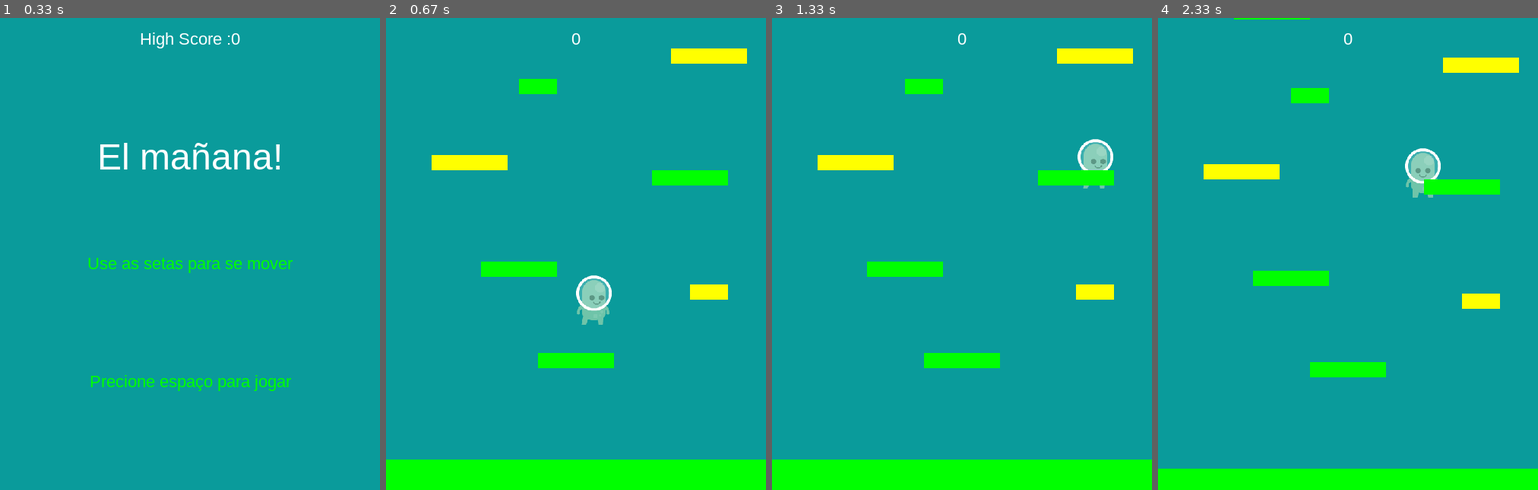
Above: before the commit, frames 1-4 (left to right).
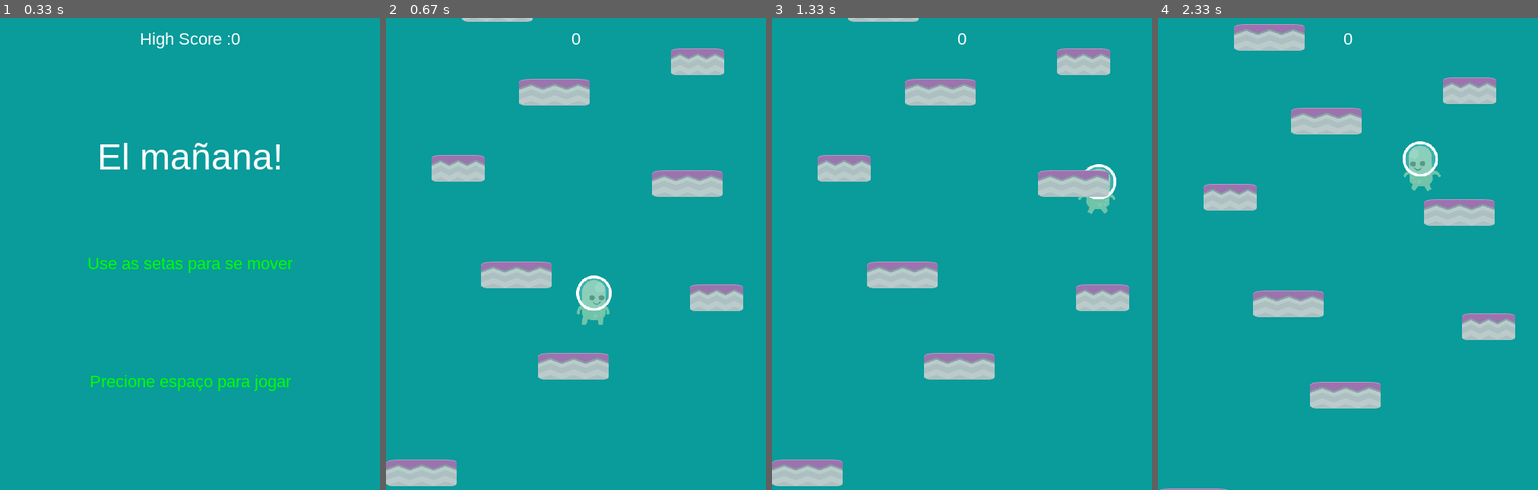
Above: after the commit, the same moments.

Repository: RodrigoMBarros/PyGame_2020.1
Game: pygame game, started from inicio_projeto/game_main.py
The game is run twice, just before and just after one commit, with the same random seed, the same clock (stepped at 60 frames per second) and the same inputs.
Inputs:
- Up to frame 1 (0.33 s): no input
- Up to frame 2 (0.67 s): tap Space at 0.33 s
- Up to frame 3 (1.33 s): hold Right 0.67-1.13 s; tap Space at 0.73, 1.03, 1.23 s; hold Right from 1.17 s (still down)
- Up to frame 4 (2.33 s): tap Space at 1.53, 1.73, 2.03, 2.3 s; release Right at 1.63 s; hold Left 1.67-2.2 s; hold Left from 2.23 s (still down)

Frame 1 is identical in both runs. In frame 2, 14% of the frame differs, in the area x 0-100%, y 0-100%; in frame 3, 14%; in frame 4, 17%.

Commit message:
colocando plataforma-sprites

Diff:
--- a/inicio_projeto/game_main.py
+++ b/inicio_projeto/game_main.py
@@ -9,11 +9,12 @@
 FONTE = 'arial'
 HS_FILE = "highscore.txt"
 SPRITESHEET = "p1_spritesheet.png"
+SPRITESHEET_PLAT = "tiles_spritesheet.png"
 
 # == Player properies
 FAMOSO_ACEL = 8
 GRAVIDADE = 1
-PULO_FAMOSO = 22
+PULO_FAMOSO = 20
 
 # == Cores
 WHITE = (255, 255, 255)
@@ -30,22 +31,22 @@
 
 # === Formatando plataformas
 
-LISTA_plataformas_iniciais = [(0, HEIGHT - 40, WIDTH, 40),
-                              (200, 440, 100, 20),
-                              (125, 320, 100, 20),
-                              (350, 200, 100, 20),
-                              (175, 80, 50, 20),
-                              (100, -30, 100, 20),
-                              (300, -140, 100, 20),
-                              (400, -250, 50, 20),
-                              (350, -360, 100, 20),
-                              (175, -470, 70, 20)]
-
-LISTA_aleatorias_inciais = [(60, 180, 100, 20),
-                            (375, 40, 100, 20),
-                            (400, 350, 50, 20),
-                            (30, -250, 50, 20),
-                            (370, -450, 100, 20)]
+LISTA_plataformas_iniciais = [(0, HEIGHT - 40),
+                              (200, 440),
+                              (125, 320),
+                              (350, 200),
+                              (175, 80),
+                              (100, -30),
+                              (300, -140),
+                              (400, -250),
+                              (350, -360),
+                              (175, -470)]
+
+LISTA_aleatorias_inciais = [(60, 180),
+                            (375, 40),
+                            (400, 350),
+                            (30, -250),
+                            (370, -450)]
 
 
 # ==== Classes
@@ -64,6 +65,35 @@
         #defininndo tamanho
         largura = int(width/(1.4))
         altura = int(height/(1.4))
+        image = pg.transform.scale(image, (largura, altura))
+
+        return image
+
+class Spritessheets_plat:
+    #carregando e lendo as sprites na imagem geral
+    def __init__(self, filename) :
+        self.spritesheet = pg.image.load(filename).convert_alpha()
+
+    def get_image_plat(self, x, y, width, height):
+        #pega uma imagem do spritesheet
+        image = pg.Surface((width, height), pg.SRCALPHA)
+        image.blit(self.spritesheet, (0,0), (x, y, width, height) )
+
+        #defininndo tamanho
+        largura = int(width/(0.75))
+        altura = int(height//2)
+        image = pg.transform.scale(image, (largura, altura))
+
+        return image
+
+    def get_image_plat2(self, x, y, width, height):
+        #pega uma imagem do spritesheet
+        image = pg.Surface((width, height), pg.SRCALPHA)
+        image.blit(self.spritesheet, (0,0), (x, y, width, height) )
+
+        #defininndo tamanho
+        largura = int(width)
+        altura = int(height//2)
         image = pg.transform.scale(image, (largura, altura))
 
         return image
@@ -104,9 +134,6 @@
         self.front = [self.spritesheet.get_image(0, 196, 66, 92),
                     self.spritesheet.get_image(67, 196, 66, 92)]
 
-        #for frame in (self.front):
-
-         #  frame.set.colorkey(BLACK)
 
         #____andando
         self.walk_r = [self.spritesheet.get_image(0, 98, 72, 97),
@@ -114,7 +141,6 @@
 
         self.walk_l = []
         for frame in self.walk_r:
-            #frame.set.colorkey(BLACK)
             self.walk_l.append(pg.transform.flip(frame, True, False)) #vira horizontalmente mas não verticalmente
 
 
@@ -133,18 +159,12 @@
             self.maior_altura = self.rect.bottom
 
         # atravessando a tela de um lado pro outro
-        if self.rect.right > WIDTH:
-            self.rect.left = 0
-        if self.rect.left < 0:
-            self.rect.right = WIDTH
-
-    def animacao(self):
-        agora = pg.time.get_ticks()
-        if not self.jumpping and not self.walking:
-            if agora - self.last_update > 350:   #checa se está na hora de mudar os frames
-                self.last_update = agora           # se estiver o tempo do último update de imagem se tona o momento
-                self.current_frame = (self.current_frame + 1) % len(self.front)   #pra trocar a frame
-                self.image = self.front[self.current_frame] #troca a imagem para o frame correto
+        if self.rect.right > WIDTH + self.rect.width / 2:
+            self.rect.left = 0 - self.rect.width / 2
+        if self.rect.left < 0 - self.rect.width / 2:
+            self.rect.right = WIDTH + self.rect.width / 2
+
+
 
     def trata_eventos(self, event):  # Eventos para o jogador
 
@@ -160,24 +180,70 @@
             if event.key == pg.K_RIGHT:
                 self.Vx = 0
 
+    def animacao(self):
+            agora = pg.time.get_ticks()
+
+            #__ ajustando andada
+            if self.Vx != 0:
+                self.walking = True
+            else:
+                self.walking = False
+
+            if self.walking:
+                if agora - self.last_update > 200:
+                    self.last_update = agora
+                    self.current_frame = (self.current_frame + 1) % len(self.walk_r)
+
+
+                    if self.Vx > 0 :
+                        self.image = self.walk_r[self.current_frame]
+                    elif self.Vx < 0 :
+                        self.image = self.walk_l[self.current_frame]
+
+            #if hits == False and hits2 == False :
+                self.jumpping = True
+            #else:
+                self.jupping = False
+
+            #if self.jumpping:
+             #   if agora - self.last_update > 200:
+              #      self.last_update = agora
+               #     self.current_frame = (self.current_frame + 1) % len(self.walk_r)
+                #    self.image = self.jump
+
+
+
+            if not self.jumpping and not self.walking:
+                if agora - self.last_update > 450:   #checa se está na hora de mudar os frames
+                    self.last_update = agora           # se estiver o tempo do último update de imagem se tona o momento
+                    self.current_frame = (self.current_frame + 1) % len(self.front)   #pra trocar a frame
+                    self.image = self.front[self.current_frame] #troca a imagem para o frame correto
+
+
+
+
+
     # Plataformas - Notas
 
 
 class Notas_regulares(pg.sprite.Sprite):
-    def __init__(self, x, y, w, h):
+    def __init__(self, spritesheet_p, x, y):
         pg.sprite.Sprite.__init__(self)
-        self.image = pg.Surface((w, h), pg.SRCALPHA)
-        self.image.fill(GREEN)
+        self.spritesheet_p = spritesheet_p
+
+
+
+        self.image= self.spritesheet_p.get_image_plat(144, 648, 70, 70)
         self.rect = self.image.get_rect()
         self.rect.x = x
         self.rect.y = y
 
 
 class Notas_aleatorias(pg.sprite.Sprite):
-    def __init__(self, x, y, w, h):
+    def __init__(self, spritesheet_p, x, y):
         pg.sprite.Sprite.__init__(self)
-        self.image = pg.Surface((w, h), pg.SRCALPHA)
-        self.image.fill(YELLOW)
+
+        self.image = spritesheet_p.get_image_plat2(144, 648, 70, 70)
         self.rect = self.image.get_rect()
         self.rect.x = x
         self.rect.y = y
@@ -202,6 +268,8 @@
         self.load_data()
 
         self.jogador = Famoso(self.spritesheet)
+        #self.plat_reg = Notas_regulares(self.spritesheet_p)
+        #self.plat_alet = Notas_aleatorias(self.spritesheet_p)
 
         # self.backgrond = pg.image.load("imagem.fundo.png").convert()
         pg.display.set_caption(NOME)
@@ -220,6 +288,7 @@
 
         #carrega imagens das sprites
         self.spritesheet = Spritessheets(path.join(img_dir, SPRITESHEET))
+        self.spritesheet_p = Spritessheets_plat(path.join(img_dir, SPRITESHEET_PLAT))
     def refresh(self):  # renicia o jogo quando morre, vai rodar um novo jogo // atualizações
         self.score = 0
 
@@ -234,12 +303,12 @@
         self.platforms_A = pg.sprite.Group()  # grupo para as plataformas aleatorias
 
         for plat in LISTA_plataformas_iniciais:
-            p = Notas_regulares(*plat)  # explora todas a lista de forma quebrada
+            p = Notas_regulares(self.spritesheet_p, *plat)  # explora todas a lista de forma quebrada
             self.all_sprites.add(p)
             self.platforms_R.add(p)
 
         for plat in LISTA_aleatorias_inciais:
-            p = Notas_aleatorias(*plat)  # explora todas a lista de forma quebrada
+            p = Notas_aleatorias(self.spritesheet_p, *plat)  # explora todas a lista de forma quebrada
             self.all_sprites.add(p)
             self.platforms_A.add(p)
 
@@ -278,10 +347,10 @@
                 plat.rect.y += abs(self.jogador.Vy)
                 if plat.rect.y >= HEIGHT:   # recolocando as plataformas regulares
                     width = random.randrange(50, 100)
-                    p = Notas_regulares(random.randrange(0, WIDTH - width), plat.rect.y - HEIGHT*2, width, 20)
+                    p = Notas_regulares(self.spritesheet_p, (random.randrange(0, WIDTH - width)), (plat.rect.y - HEIGHT*2))
                     while pg.sprite.spritecollide(p, self.platforms_R, False) or \
                             pg.sprite.spritecollide(p, self.platforms_A, False):
-                        p = Notas_regulares(random.randrange(0, WIDTH - width), plat.rect.y - HEIGHT*2, width, 20)
+                        p = Notas_regulares(self.spritesheet_p, (random.randrange(0, WIDTH - width)), (plat.rect.y - HEIGHT*2))
                     self.platforms_R.add(p)
                     self.all_sprites.add(p)
                     plat.kill()
@@ -291,12 +360,10 @@
                 plat.rect.y += abs(self.jogador.Vy)
                 if plat.rect.y >= HEIGHT:   # recolocando as plataformas aleatorias
                     width = random.randrange(50, 100)
-                    p = Notas_aleatorias(random.randrange(0, WIDTH - width),
-                                         (random.randrange(-HEIGHT, -20)), width, 20)
+                    p = Notas_aleatorias(self.spritesheet_p, (random.randrange(0, WIDTH - width)), (random.randrange(-HEIGHT, -20)))
                     while pg.sprite.spritecollide(p, self.platforms_A, False) or \
                             pg.sprite.spritecollide(p, self.platforms_R, False):
-                        p = Notas_aleatorias(random.randrange(0, WIDTH - width),
-                                             (random.randrange(-HEIGHT, -20)), width, 20)
+                        p = Notas_aleatorias(self.spritesheet_p, (random.randrange(0, WIDTH - width)), (random.randrange(-HEIGHT, -20)))
                     self.platforms_A.add(p)
                     self.all_sprites.add(p)
                     plat.kill()
--- a/inicio_projeto/highscore.txt
+++ /dev/null
@@ -1 +0,0 @@
-270
--- a/inicio_projeto/img/p1_spritesheet.txt
+++ b/inicio_projeto/img/p1_spritesheet.txt
@@ -1,16 +1,16 @@
-p1_duck = 365 98 69 71
-p1_front = 0 196 66 92
-p1_hurt = 438 0 69 92
-p1_jump = 438 93 67 94
-p1_stand = 67 196 66 92
-p1_walk01 = 0 0 72 97
-p1_walk02 = 73 0 72 97
-p1_walk03 = 146 0 72 97
-p1_walk04 = 0 98 72 97
-p1_walk05 = 73 98 72 97
-p1_walk06 = 146 98 72 97
-p1_walk07 = 219 0 72 97
-p1_walk08 = 292 0 72 97
-p1_walk09 = 219 98 72 97
-p1_walk10 = 365 0 72 97
-p1_walk11 = 292 98 72 97
+p1_duck_13 = 365 98 69 71
+p1_front_15 = 0 196 66 92
+p1_hurt_7 = 438 0 69 92
+p1_jump_14 = 438 93 67 94
+p1_stand_2 = 67 196 66 92
+p1_walk01_1 = 0 0 72 97
+p1_walk02_2 = 73 0 72 97
+p1_walk03_3 = 146 0 72 97
+p1_walk04_8 = 0 98 72 97
+p1_walk05_9 = 73 98 72 97
+p1_walk06_10 = 146 98 72 97
+p1_walk07_4 = 219 0 72 97
+p1_walk08_11 = 292 0 72 97
+p1_walk09_6 = 219 98 72 97
+p1_walk10_5 = 365 0 72 97
+p1_walk11_12 = 292 98 72 97
--- /dev/null
+++ b/inicio_projeto/img/tiles_spritesheet.xml
@@ -0,0 +1,174 @@
+<TextureAtlas imagePath="sheet.png">
+	<SubTexture name="box.png" x="0" y="864" width="70" height="70"/>
+	<SubTexture name="boxAlt.png" x="0" y="792" width="70" height="70"/>
+	<SubTexture name="boxCoin.png" x="0" y="720" width="70" height="70"/>
+	<SubTexture name="boxCoinAlt.png" x="0" y="576" width="70" height="70"/>
+	<SubTexture name="boxCoinAlt_disabled.png" x="0" y="504" width="70" height="70"/>
+	<SubTexture name="boxCoin_disabled.png" x="0" y="648" width="70" height="70"/>
+	<SubTexture name="boxEmpty.png" x="0" y="432" width="70" height="70"/>
+	<SubTexture name="boxExplosive.png" x="0" y="360" width="70" height="70"/>
+	<SubTexture name="boxExplosiveAlt.png" x="0" y="216" width="70" height="70"/>
+	<SubTexture name="boxExplosive_disabled.png" x="0" y="288" width="70" height="70"/>
+	<SubTexture name="boxItem.png" x="0" y="144" width="70" height="70"/>
+	<SubTexture name="boxItemAlt.png" x="0" y="0" width="70" height="70"/>
+	<SubTexture name="boxItemAlt_disabled.png" x="432" y="432" width="70" height="70"/>
+	<SubTexture name="boxItem_disabled.png" x="0" y="72" width="70" height="70"/>
+	<SubTexture name="boxWarning.png" x="72" y="648" width="70" height="70"/>
+	<SubTexture name="brickWall.png" x="216" y="0" width="70" height="70"/>
+	<SubTexture name="bridge.png" x="216" y="72" width="70" height="70"/>
+	<SubTexture name="bridgeLogs.png" x="288" y="720" width="70" height="70"/>
+	<SubTexture name="castle.png" x="288" y="792" width="70" height="70"/>
+	<SubTexture name="castleCenter.png" x="504" y="288" width="70" height="70"/>
+	<SubTexture name="castleCenter_rounded.png" x="504" y="720" width="70" height="70"/>
+	<SubTexture name="castleCliffLeft.png" x="504" y="792" width="70" height="70"/>
+	<SubTexture name="castleCliffLeftAlt.png" x="648" y="720" width="70" height="70"/>
+	<SubTexture name="castleCliffRight.png" x="648" y="792" width="70" height="70"/>
+	<SubTexture name="castleCliffRightAlt.png" x="792" y="288" width="70" height="70"/>
+	<SubTexture name="castleHalf.png" x="792" y="360" width="70" height="70"/>
+	<SubTexture name="castleHalfLeft.png" x="432" y="720" width="70" height="70"/>
+	<SubTexture name="castleHalfMid.png" x="648" y="648" width="70" height="70"/>
+	<SubTexture name="castleHalfRight.png" x="792" y="648" width="70" height="70"/>
+	<SubTexture name="castleHillLeft.png" x="648" y="576" width="70" height="70"/>
+	<SubTexture name="castleHillLeft2.png" x="792" y="576" width="70" height="70"/>
+	<SubTexture name="castleHillRight.png" x="792" y="504" width="70" height="70"/>
+	<SubTexture name="castleHillRight2.png" x="792" y="432" width="70" height="70"/>
+	<SubTexture name="castleLedgeLeft.png" x="856" y="868" width="5" height="22"/>
+	<SubTexture name="castleLedgeRight.png" x="842" y="868" width="5" height="22"/>
+	<SubTexture name="castleLeft.png" x="792" y="216" width="70" height="70"/>
+	<SubTexture name="castleMid.png" x="792" y="144" width="70" height="70"/>
+	<SubTexture name="castleRight.png" x="792" y="72" width="70" height="70"/>
+	<SubTexture name="dirt.png" x="792" y="0" width="70" height="70"/>
+	<SubTexture name="dirtCenter.png" x="720" y="864" width="70" height="70"/>
+	<SubTexture name="dirtCenter_rounded.png" x="720" y="792" width="70" height="70"/>
+	<SubTexture name="dirtCliffLeft.png" x="720" y="720" width="70" height="70"/>
+	<SubTexture name="dirtCliffLeftAlt.png" x="720" y="648" width="70" height="70"/>
+	<SubTexture name="dirtCliffRight.png" x="720" y="576" width="70" height="70"/>
+	<SubTexture name="dirtCliffRightAlt.png" x="720" y="504" width="70" height="70"/>
+	<SubTexture name="dirtHalf.png" x="720" y="432" width="70" height="70"/>
+	<SubTexture name="dirtHalfLeft.png" x="720" y="360" width="70" height="70"/>
+	<SubTexture name="dirtHalfMid.png" x="720" y="288" width="70" height="70"/>
+	<SubTexture name="dirtHalfRight.png" x="720" y="216" width="70" height="70"/>
+	<SubTexture name="dirtHillLeft.png" x="720" y="144" width="70" height="70"/>
+	<SubTexture name="dirtHillLeft2.png" x="720" y="72" width="70" height="70"/>
+	<SubTexture name="dirtHillRight.png" x="720" y="0" width="70" height="70"/>
+	<SubTexture name="dirtHillRight2.png" x="648" y="864" width="70" height="70"/>
+	<SubTexture name="dirtLedgeLeft.png" x="842" y="892" width="5" height="18"/>
+	<SubTexture name="dirtLedgeRight.png" x="842" y="912" width="5" height="18"/>
+	<SubTexture name="dirtLeft.png" x="504" y="432" width="70" height="70"/>
+	<SubTexture name="dirtMid.png" x="504" y="360" width="70" height="70"/>
+	<SubTexture name="dirtRight.png" x="648" y="504" width="70" height="70"/>
+	<SubTexture name="door_closedMid.png" x="648" y="432" width="70" height="70"/>
+	<SubTexture name="door_closedTop.png" x="648" y="360" width="70" height="70"/>
+	<SubTexture name="door_openMid.png" x="648" y="288" width="70" height="70"/>
+	<SubTexture name="door_openTop.png" x="648" y="216" width="70" height="70"/>
+	<SubTexture name="fence.png" x="648" y="144" width="70" height="70"/>
+	<SubTexture name="fenceBroken.png" x="648" y="72" width="70" height="70"/>
+	<SubTexture name="grass.png" x="648" y="0" width="70" height="70"/>
+	<SubTexture name="grassCenter.png" x="576" y="864" width="70" height="70"/>
+	<SubTexture name="grassCenter_rounded.png" x="576" y="792" width="70" height="70"/>
+	<SubTexture name="grassCliffLeft.png" x="576" y="720" width="70" height="70"/>
+	<SubTexture name="grassCliffLeftAlt.png" x="576" y="648" width="70" height="70"/>
+	<SubTexture name="grassCliffRight.png" x="576" y="576" width="70" height="70"/>
+	<SubTexture name="grassCliffRightAlt.png" x="576" y="504" width="70" height="70"/>
+	<SubTexture name="grassHalf.png" x="576" y="432" width="70" height="70"/>
+	<SubTexture name="grassHalfLeft.png" x="576" y="360" width="70" height="70"/>
+	<SubTexture name="grassHalfMid.png" x="576" y="288" width="70" height="70"/>
+	<SubTexture name="grassHalfRight.png" x="576" y="216" width="70" height="70"/>
+	<SubTexture name="grassHillLeft.png" x="576" y="144" width="70" height="70"/>
+	<SubTexture name="grassHillLeft2.png" x="576" y="72" width="70" height="70"/>
+	<SubTexture name="grassHillRight.png" x="576" y="0" width="70" height="70"/>
+	<SubTexture name="grassHillRight2.png" x="504" y="864" width="70" height="70"/>
+	<SubTexture name="grassLedgeLeft.png" x="849" y="868" width="5" height="24"/>
+	<SubTexture name="grassLedgeRight.png" x="849" y="894" width="5" height="24"/>
+	<SubTexture name="grassLeft.png" x="504" y="648" width="70" height="70"/>
+	<SubTexture name="grassMid.png" x="504" y="576" width="70" height="70"/>
+	<SubTexture name="grassRight.png" x="504" y="504" width="70" height="70"/>
+	<SubTexture name="hill_large.png" x="842" y="720" width="48" height="146"/>
+	<SubTexture name="hill_largeAlt.png" x="864" y="0" width="48" height="146"/>
+	<SubTexture name="hill_small.png" x="792" y="828" width="48" height="106"/>
+	<SubTexture name="hill_smallAlt.png" x="792" y="720" width="48" height="106"/>
+	<SubTexture name="ladder_mid.png" x="504" y="144" width="70" height="70"/>
+	<SubTexture name="ladder_top.png" x="504" y="72" width="70" height="70"/>
+	<SubTexture name="liquidLava.png" x="504" y="0" width="70" height="70"/>
+	<SubTexture name="liquidLavaTop.png" x="432" y="864" width="70" height="70"/>
+	<SubTexture name="liquidLavaTop_mid.png" x="432" y="792" width="70" height="70"/>
+	<SubTexture name="liquidWater.png" x="504" y="216" width="70" height="70"/>
+	<SubTexture name="liquidWaterTop.png" x="432" y="648" width="70" height="70"/>
+	<SubTexture name="liquidWaterTop_mid.png" x="432" y="576" width="70" height="70"/>
+	<SubTexture name="lock_blue.png" x="432" y="504" width="70" height="70"/>
+	<SubTexture name="lock_green.png" x="72" y="576" width="70" height="70"/>
+	<SubTexture name="lock_red.png" x="432" y="360" width="70" height="70"/>
+	<SubTexture name="lock_yellow.png" x="432" y="288" width="70" height="70"/>
+	<SubTexture name="rockHillLeft.png" x="432" y="216" width="70" height="70"/>
+	<SubTexture name="rockHillRight.png" x="432" y="144" width="70" height="70"/>
+	<SubTexture name="ropeAttached.png" x="432" y="72" width="70" height="70"/>
+	<SubTexture name="ropeHorizontal.png" x="432" y="0" width="70" height="70"/>
+	<SubTexture name="ropeVertical.png" x="360" y="864" width="70" height="70"/>
+	<SubTexture name="sand.png" x="360" y="792" width="70" height="70"/>
+	<SubTexture name="sandCenter.png" x="576" y="864" width="70" height="70"/>
+	<SubTexture name="sandCenter_rounded.png" x="576" y="792" width="70" height="70"/>
+	<SubTexture name="sandCliffLeft.png" x="360" y="720" width="70" height="70"/>
+	<SubTexture name="sandCliffLeftAlt.png" x="360" y="648" width="70" height="70"/>
+	<SubTexture name="sandCliffRight.png" x="360" y="576" width="70" height="70"/>
+	<SubTexture name="sandCliffRightAlt.png" x="360" y="504" width="70" height="70"/>
+	<SubTexture name="sandHalf.png" x="360" y="432" width="70" height="70"/>
+	<SubTexture name="sandHalfLeft.png" x="360" y="360" width="70" height="70"/>
+	<SubTexture name="sandHalfMid.png" x="360" y="288" width="70" height="70"/>
+	<SubTexture name="sandHalfRight.png" x="360" y="216" width="70" height="70"/>
+	<SubTexture name="sandHillLeft.png" x="360" y="144" width="70" height="70"/>
+	<SubTexture name="sandHillLeft2.png" x="360" y="72" width="70" height="70"/>
+	<SubTexture name="sandHillRight.png" x="360" y="0" width="70" height="70"/>
+	<SubTexture name="sandHillRight2.png" x="288" y="864" width="70" height="70"/>
+	<SubTexture name="sandLedgeLeft.png" x="856" y="892" width="5" height="18"/>
+	<SubTexture name="sandLedgeRight.png" x="856" y="912" width="5" height="18"/>
+	<SubTexture name="sandLeft.png" x="288" y="648" width="70" height="70"/>
+	<SubTexture name="sandMid.png" x="288" y="576" width="70" height="70"/>
+	<SubTexture name="sandRight.png" x="288" y="504" width="70" height="70"/>
+	<SubTexture name="sign.png" x="288" y="432" width="70" height="70"/>
+	<SubTexture name="signExit.png" x="288" y="360" width="70" height="70"/>
+	<SubTexture name="signLeft.png" x="288" y="288" width="70" height="70"/>
+	<SubTexture name="signRight.png" x="288" y="216" width="70" height="70"/>
+	<SubTexture name="snow.png" x="288" y="144" width="70" height="70"/>
+	<SubTexture name="snowCenter.png" x="720" y="864" width="70" height="70"/>
+	<SubTexture name="snowCenter_rounded.png" x="288" y="72" width="70" height="70"/>
+	<SubTexture name="snowCliffLeft.png" x="288" y="0" width="70" height="70"/>
+	<SubTexture name="snowCliffLeftAlt.png" x="216" y="864" width="70" height="70"/>
+	<SubTexture name="snowCliffRight.png" x="216" y="792" width="70" height="70"/>
+	<SubTexture name="snowCliffRightAlt.png" x="216" y="720" width="70" height="70"/>
+	<SubTexture name="snowHalf.png" x="216" y="648" width="70" height="70"/>
+	<SubTexture name="snowHalfLeft.png" x="216" y="576" width="70" height="70"/>
+	<SubTexture name="snowHalfMid.png" x="216" y="504" width="70" height="70"/>
+	<SubTexture name="snowHalfRight.png" x="216" y="432" width="70" height="70"/>
+	<SubTexture name="snowHillLeft.png" x="216" y="360" width="70" height="70"/>
+	<SubTexture name="snowHillLeft2.png" x="216" y="288" width="70" height="70"/>
+	<SubTexture name="snowHillRight.png" x="216" y="216" width="70" height="70"/>
+	<SubTexture name="snowHillRight2.png" x="216" y="144" width="70" height="70"/>
+	<SubTexture name="snowLedgeLeft.png" x="863" y="868" width="5" height="18"/>
+	<SubTexture name="snowLedgeRight.png" x="863" y="888" width="5" height="18"/>
+	<SubTexture name="snowLeft.png" x="144" y="864" width="70" height="70"/>
+	<SubTexture name="snowMid.png" x="144" y="792" width="70" height="70"/>
+	<SubTexture name="snowRight.png" x="144" y="720" width="70" height="70"/>
+	<SubTexture name="stone.png" x="144" y="648" width="70" height="70"/>
+	<SubTexture name="stoneCenter.png" x="144" y="576" width="70" height="70"/>
+	<SubTexture name="stoneCenter_rounded.png" x="144" y="504" width="70" height="70"/>
+	<SubTexture name="stoneCliffLeft.png" x="144" y="432" width="70" height="70"/>
+	<SubTexture name="stoneCliffLeftAlt.png" x="144" y="360" width="70" height="70"/>
+	<SubTexture name="stoneCliffRight.png" x="144" y="288" width="70" height="70"/>
+	<SubTexture name="stoneCliffRightAlt.png" x="144" y="216" width="70" height="70"/>
+	<SubTexture name="stoneHalf.png" x="144" y="144" width="70" height="70"/>
+	<SubTexture name="stoneHalfLeft.png" x="144" y="72" width="70" height="70"/>
+	<SubTexture name="stoneHalfMid.png" x="144" y="0" width="70" height="70"/>
+	<SubTexture name="stoneHalfRight.png" x="72" y="864" width="70" height="70"/>
+	<SubTexture name="stoneHillLeft2.png" x="72" y="792" width="70" height="70"/>
+	<SubTexture name="stoneHillRight2.png" x="72" y="720" width="70" height="70"/>
+	<SubTexture name="stoneLedgeLeft.png" x="863" y="908" width="5" height="24"/>
+	<SubTexture name="stoneLedgeRight.png" x="864" y="148" width="5" height="24"/>
+	<SubTexture name="stoneLeft.png" x="72" y="504" width="70" height="70"/>
+	<SubTexture name="stoneMid.png" x="72" y="432" width="70" height="70"/>
+	<SubTexture name="stoneRight.png" x="72" y="360" width="70" height="70"/>
+	<SubTexture name="stoneWall.png" x="72" y="288" width="70" height="70"/>
+	<SubTexture name="tochLit.png" x="72" y="216" width="70" height="70"/>
+	<SubTexture name="tochLit2.png" x="72" y="144" width="70" height="70"/>
+	<SubTexture name="torch.png" x="72" y="72" width="70" height="70"/>
+	<SubTexture name="window.png" x="72" y="0" width="70" height="70"/>
+</TextureAtlas>
Binary file added: inicio_projeto/img/tiles_spritesheet.png
